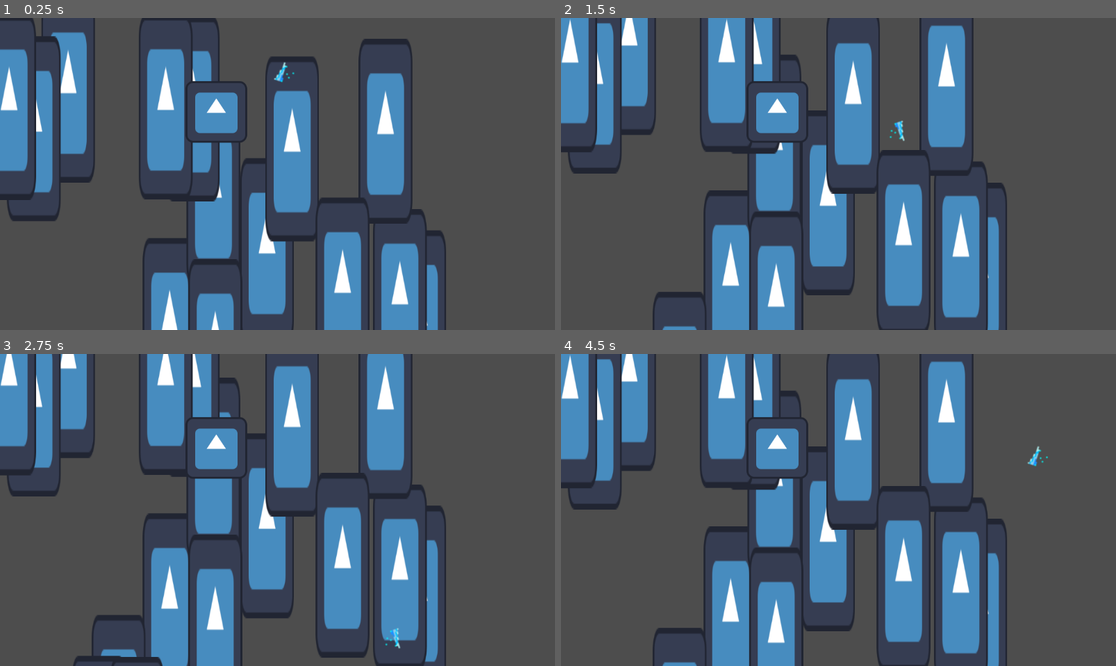
Above: before the commit, frames 1-4 (two rows, left to right).
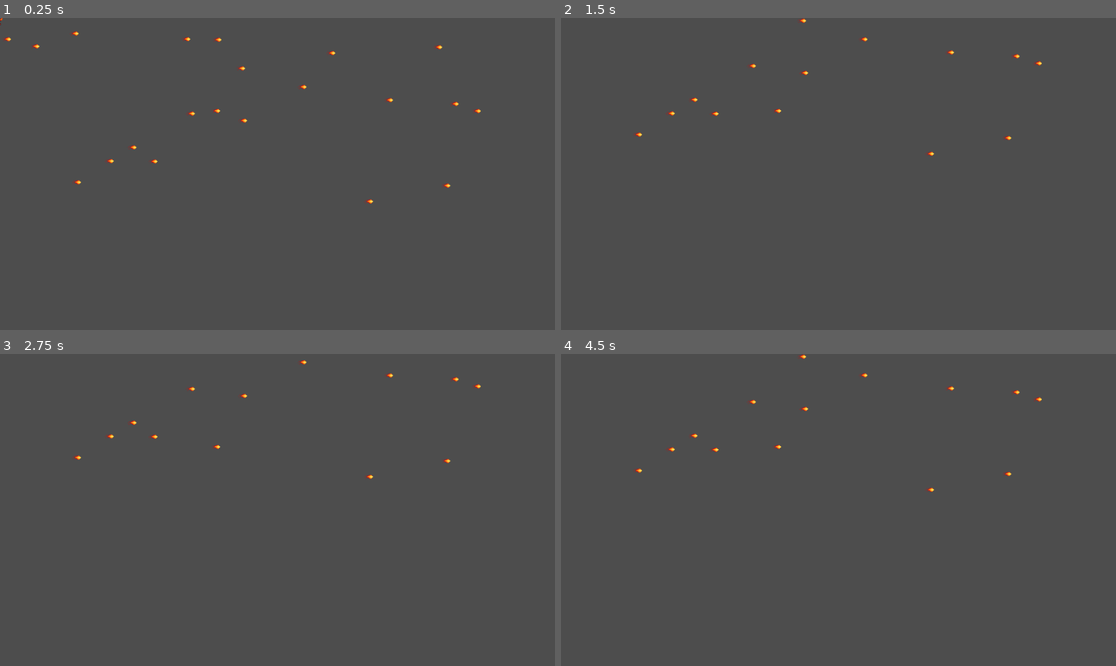
Above: after the commit, the same moments.

Repository: tredden330/Pixel_Wiz
Game: Godot game, scene res://level.tscn
Same seed, same stepped clock (60 frames per second), same inputs: the game is played once before the commit and once after it. The engine's default icon, where the game draws it, is replaced by a stand-in: a white triangle on a blue panel in a dark square.
Inputs:
- Up to frame 1 (0.25 s): no input
- Up to frame 2 (1.5 s): hold W (move_up_1) 0.53-1.28 s; hold Down (move_down_2) 0.53-1.28 s; hold S (move_down_1) from 1.28 s (still down); tap Up (move_up_2) at 1.35 s
- Up to frame 3 (2.75 s): release S (move_down_1) at 2.03 s; hold W (move_up_1) from 2.03 s (still down); hold Down (move_down_2) from 2.03 s (still down)
- Up to frame 4 (4.5 s): release Down (move_down_2) at 2.78 s; tap Up (move_up_2) at 2.85, 4.35 s; release W (move_up_1) at 3.53 s; hold Down (move_down_2) 3.53-4.28 s; hold S (move_down_1) from 3.53 s (still down)

The runs differ from the first frame. In frame 1, 31% of the frame differs, in the area x 0-87%, y 0-100%; in frame 2, 33%; in frame 3, 33%; in frame 4, 33%, in the area x 0-88%, y 0-100%.

Commit message:
fixed it all

Diff:
--- a/wizard_battler/Ball.gd
+++ b/wizard_battler/Scripts/Ball.gd
@@ -1,4 +1,4 @@
-extends Sprite2D
+extends AnimatedSprite2D
 
 var speed = 5
 var rng = RandomNumberGenerator.new()
--- a/wizard_battler/player_movement.gd
+++ b/wizard_battler/Scripts/player_movement.gd
@@ -1,4 +1,4 @@
-extends Sprite2D
+extends Node2D
 
 var speed = 3
 var sprite2d
--- a/wizard_battler/fireball.tscn
+++ b/wizard_battler/fireball.tscn
@@ -1,8 +1,32 @@
-[gd_scene load_steps=2 format=3 uid="uid://qvbdt7hbb1co"]
+[gd_scene load_steps=6 format=3 uid="uid://qvbdt7hbb1co"]
 
-[ext_resource type="Texture2D" uid="uid://bwadro4gi516r" path="res://icon.svg" id="1_vudjy"]
+[ext_resource type="Texture2D" uid="uid://gnrx1slbbf7n" path="res://Graphics/Fire/FireAttackBasic1.png" id="1_x41dh"]
+[ext_resource type="Texture2D" uid="uid://btl18lxtbj046" path="res://Graphics/Fire/FireAttackBasic2.png" id="2_lvw7e"]
+[ext_resource type="Texture2D" uid="uid://cdm7rq1aqy6pu" path="res://Graphics/Fire/FireAttackBasic3.png" id="3_mwj7x"]
+[ext_resource type="Texture2D" uid="uid://c8jbhw4vaqlve" path="res://Graphics/Fire/FireAttackBasic4.png" id="4_iof5h"]
+
+[sub_resource type="SpriteFrames" id="SpriteFrames_xfkkv"]
+animations = [{
+"frames": [{
+"duration": 1.0,
+"texture": ExtResource("1_x41dh")
+}, {
+"duration": 1.0,
+"texture": ExtResource("2_lvw7e")
+}, {
+"duration": 1.0,
+"texture": ExtResource("3_mwj7x")
+}, {
+"duration": 1.0,
+"texture": ExtResource("4_iof5h")
+}],
+"loop": true,
+"name": &"default",
+"speed": 9.0
+}]
 
 [node name="Fireball" type="Node2D"]
 
-[node name="Sprite2D" type="Sprite2D" parent="."]
-texture = ExtResource("1_vudjy")
+[node name="AnimatedSprite2D" type="AnimatedSprite2D" parent="."]
+sprite_frames = SubResource("SpriteFrames_xfkkv")
+frame_progress = 0.489003
--- a/wizard_battler/level.tscn
+++ b/wizard_battler/level.tscn
@@ -1,26 +1,11 @@
-[gd_scene load_steps=6 format=3 uid="uid://c0568nyr02eu0"]
+[gd_scene load_steps=3 format=3 uid="uid://c0568nyr02eu0"]
 
-[ext_resource type="Texture2D" uid="uid://dnnm0j6n0uqh5" path="res://Ice Wizard0.png" id="1_ogmoo"]
-[ext_resource type="Script" path="res://player_movement.gd" id="2_dl3ne"]
-[ext_resource type="Texture2D" uid="uid://qhv57b0xc4k8" path="res://IceAttackBasic1.png" id="4_5alrh"]
-[ext_resource type="Script" path="res://Ball.gd" id="4_iuq8k"]
+[ext_resource type="PackedScene" uid="uid://bb0wxkjct7qbb" path="res://player_1.tscn" id="2_3qod5"]
 [ext_resource type="PackedScene" uid="uid://qvbdt7hbb1co" path="res://fireball.tscn" id="6_qbljj"]
 
 [node name="Level" type="Node2D"]
 
-[node name="Left Bar" type="Sprite2D" parent="."]
-position = Vector2(6, 47)
-scale = Vector2(0.873, 3)
-texture = ExtResource("1_ogmoo")
-script = ExtResource("2_dl3ne")
-
-[node name="Ball" type="Sprite2D" parent="."]
-position = Vector2(562, 186)
-rotation = -3.14159
-scale = Vector2(2.875, 2.95)
-texture = ExtResource("4_5alrh")
-flip_h = true
-script = ExtResource("4_iuq8k")
-
 [node name="Fireball" parent="." instance=ExtResource("6_qbljj")]
 position = Vector2(449, 195)
+
+[node name="Player1" parent="." instance=ExtResource("2_3qod5")]
--- /dev/null
+++ b/wizard_battler/player_1.tscn
@@ -0,0 +1,10 @@
+[gd_scene load_steps=3 format=3 uid="uid://bb0wxkjct7qbb"]
+
+[ext_resource type="Script" path="res://Scripts/player_movement.gd" id="1_e0jcg"]
+[ext_resource type="Texture2D" uid="uid://bvbpeuxk1prnm" path="res://Graphics/Fire/Fire Wizard0.png" id="1_jn58r"]
+
+[node name="Player1" type="Node2D"]
+script = ExtResource("1_e0jcg")
+
+[node name="Sprite2D" type="Sprite2D" parent="."]
+texture = ExtResource("1_jn58r")
Binary file added: wizard_battler/Graphics/Clock/Clock.aseprite
Binary file added: wizard_battler/Graphics/Clock/Clock.png
Not shown, added: wizard_battler/Graphics/Clock/Clock.png.import
Binary file added: wizard_battler/Graphics/Clock/ClockHand.aseprite
Binary file added: wizard_battler/Graphics/Clock/ClockHand.png
Not shown, added: wizard_battler/Graphics/Clock/ClockHand.png.import
Binary file added: wizard_battler/Graphics/Fire/Fire Wizard0.aseprite
Binary file added: wizard_battler/Graphics/Fire/Fire Wizard0.png
Not shown, added: wizard_battler/Graphics/Fire/Fire Wizard0.png.import
Binary file added: wizard_battler/Graphics/Fire/Fire Wizard1.png
Not shown, added: wizard_battler/Graphics/Fire/Fire Wizard1.png.import
Binary file added: wizard_battler/Graphics/Fire/FireAttackBasic.aseprite
(and 43 more such lines)
